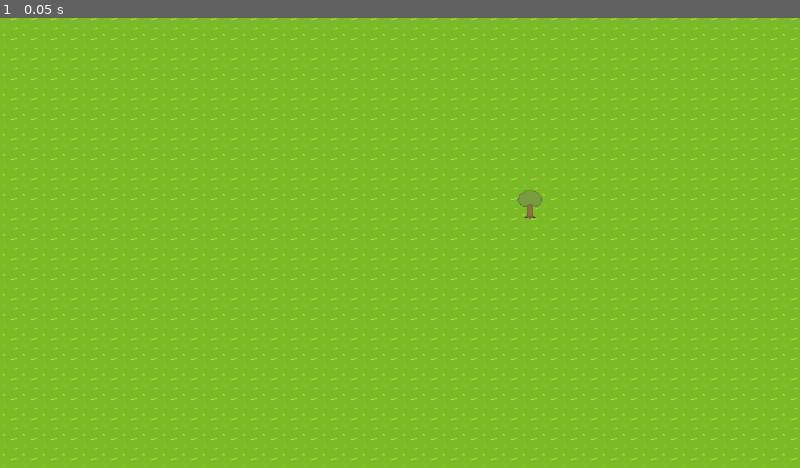
Above: before the commit, frame 1.
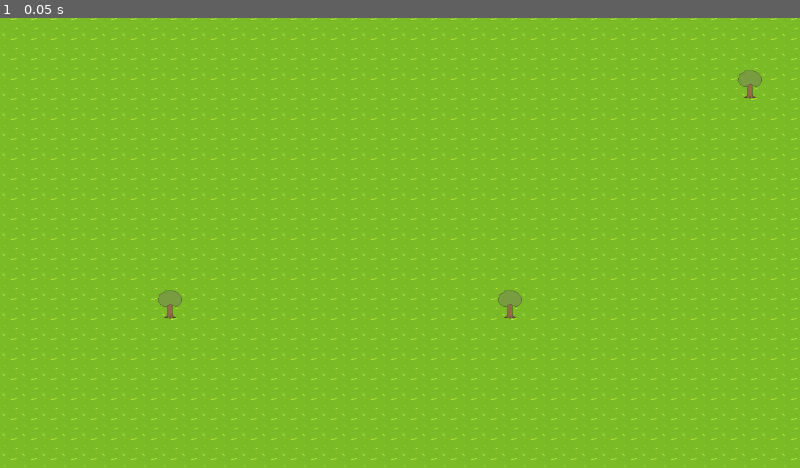
Above: after the commit, the same moment.

Repository: Ironash01/sandee_repo
Game: Godot game, scene res://scenes/world.tscn
Same seed, same stepped clock (60 frames per second), same inputs: the game is played once before the commit and once after it. This scene is started directly instead of the project's main scene.
Inputs:
- Up to frame 1 (0.05 s): no input

The runs differ from the first frame. In frame 1, 0.4% of the frame differs, in the area x 19-96%, y 11-67%.

Commit message:
turn world into circle

Diff:
--- a/sandee/scripts/world.gd
+++ b/sandee/scripts/world.gd
@@ -49,14 +49,17 @@
 	for x in width:
 		for y in height:
 			var cell = Vector2i(x, y)
-			var distance_from_spawn = clampf(1 - (cell.distance_to(cell_offset) / FORCED_PLAINS_RADIUS), 0, 1)
+			var distance_from_spawn = cell.distance_to(cell_offset)
+			var plains_spawn_circle = clampf(1 - distance_from_spawn / FORCED_PLAINS_RADIUS, 0, 1)
+			var water_circle = smoothstep(width / 2 - 50, width / 2, distance_from_spawn)
 			var humid = humidity.get_noise_2d(x, y) * 0.5 + 0.5
 			var temp = temperature.get_noise_2d(x, y) * 0.5 + 0.5
-			var alt = altitude.get_noise_2d(x, y) * 0.5 + 0.5 + distance_from_spawn * WATER_THRESHOLD
+			var alt = altitude.get_noise_2d(x, y) * 0.5 + 0.5 + plains_spawn_circle * WATER_THRESHOLD
 
-			humid += temp * distance_from_spawn
-			temp += SNOW_THRESHOLD * distance_from_spawn
-			humid += (SNOW_THRESHOLD - SAND_THRESHOLD) * distance_from_spawn
+			alt = 0 if water_circle >= 1 else alt - water_circle * WATER_THRESHOLD
+			humid += temp * plains_spawn_circle
+			temp += SNOW_THRESHOLD * plains_spawn_circle
+			humid += (SNOW_THRESHOLD - SAND_THRESHOLD) * plains_spawn_circle
 
 			match _get_tile_type(humid, temp, alt):
 				Terrain.Plain:
